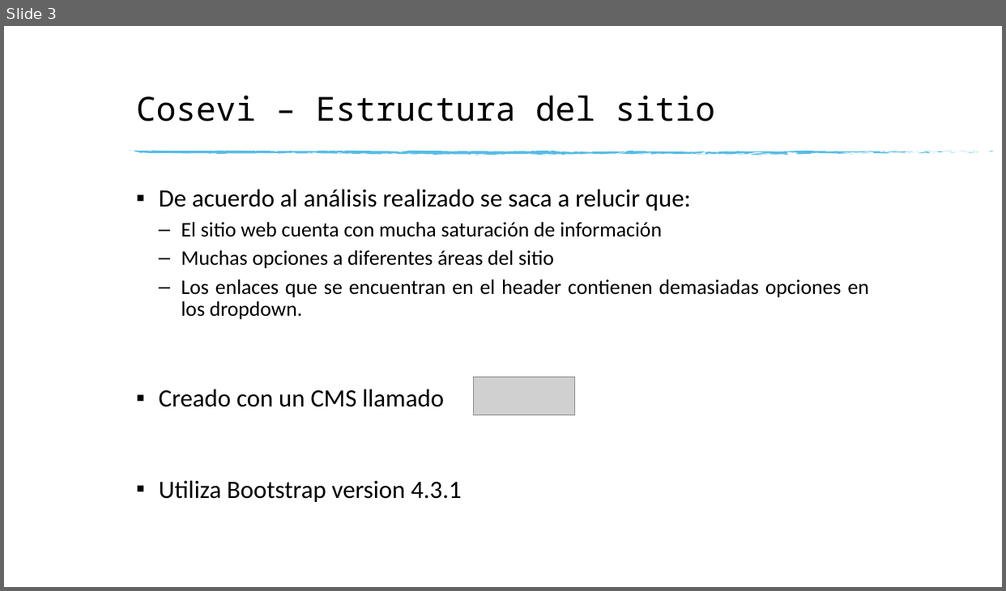
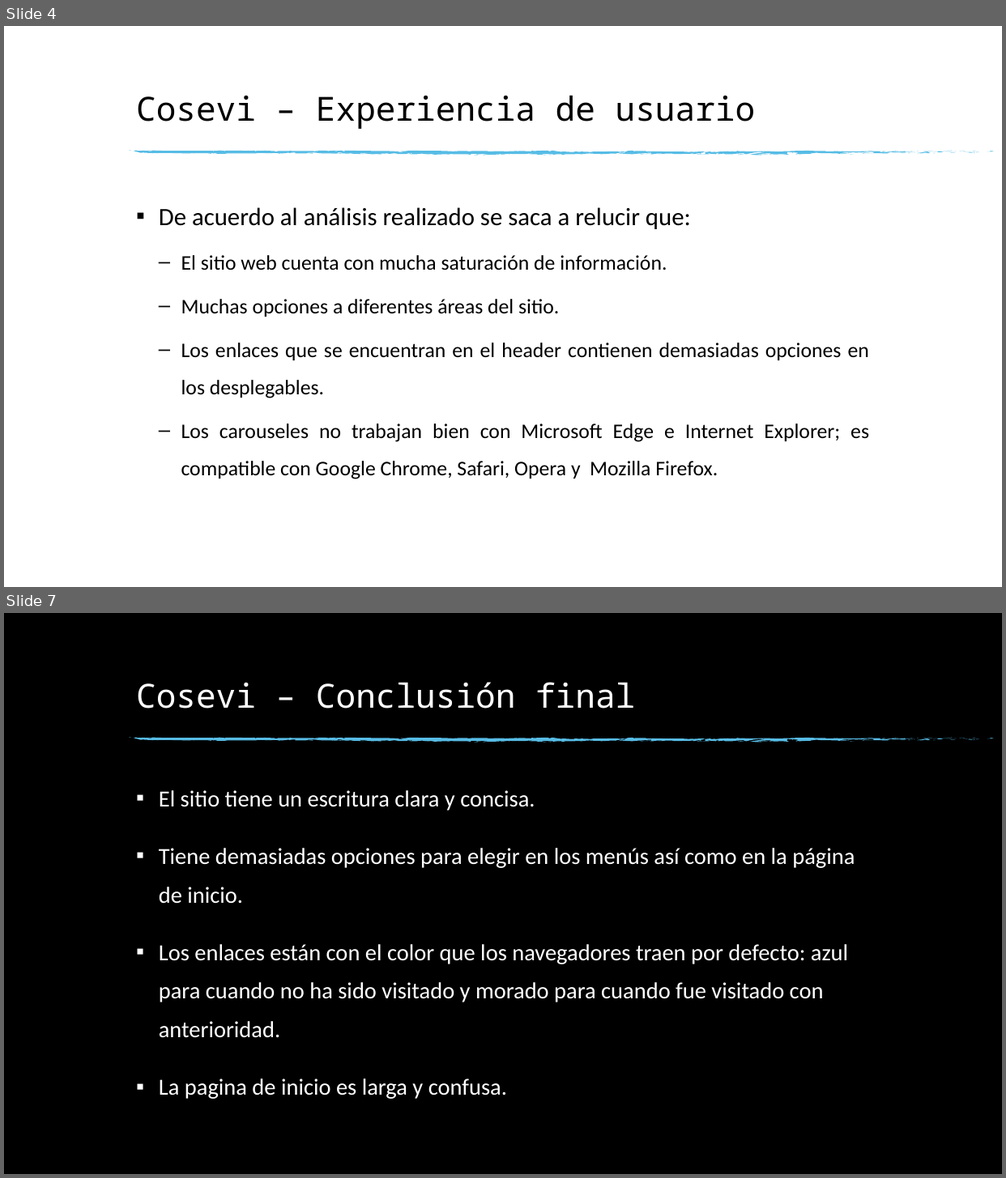
Before and after one commit to andres-elias-vargas-cenfotec/informacion-web-curso, a slide deck: Tarea#1/Tarea#1-Exposición.pptx. Shown one above the other, each under a label of ours: slide 3 before the commit, slides 4 and 7 after it; the slides between them are not shown. The pictures are 1006x591 and 1006x1178 pixels, drawn with LibreOffice and Linux fonts; fonts in the diff are those of the drawing; grey boxes stand for pictures; background and template pictures are left out. Boxes give left, top, right and bottom in pixels: in the first picture for what was removed or moved away, otherwise in the second. Text is boxed around its words. In the diff, an @@ line names an element or a change of style, - is before the commit and + after.

```diff
--- a/Tarea#1/Tarea#1-Exposición.pptx
+++ b/Tarea#1/Tarea#1-Exposición.pptx
@@ slide 7 added at [4,613,1002,1174], background picture (left out); not listed: 74 template elements that a slide beside it also shows @@
@@ title added at [136,682,635,709], 32 pt, text #FFFFFF @@
+Cosevi – Conclusión final
@@ text added at [159,790,854,1099], 22.2 pt, text #FFFFFF @@
+▪ El sitio tiene un escritura clara y concisa.
+▪ Tiene demasiadas opciones para elegir en los menús así como en la página de inicio.
+▪ Los enlaces están con el color que los navegadores traen por defecto: azul para cuando no ha sido visitado y morado para cuando fue visitado con anterioridad.
+▪ La pagina de inicio es larga y confusa.
@@ what was slide 3 is now slide 4 @@
@@ slide 4 changed as well @@
@@ title at [136,95,756,129]: text changed @@
-Cosevi – Estructura del sitio
+Cosevi – Experiencia de usuario
@@ text at [159,207,691,229]: line spacing 0.9 to 1.5 @@
@@ text at [181,255,869,480]: text changed @@
-  – El sitio web cuenta con mucha saturación de información
-  – Muchas opciones a diferentes áreas del sitio
-  – Los enlaces que se encuentran en el header contienen demasiadas opciones en los dropdown.
-▪ Creado con un CMS llamado
-▪ Utiliza Bootstrap version 4.3.1
+  – El sitio web cuenta con mucha saturación de información.
+  – Muchas opciones a diferentes áreas del sitio.
+  – Los enlaces que se encuentran en el header contienen demasiadas opciones en los desplegables.
+  – Los carouseles no trabajan bien con Microsoft Edge e Internet Explorer; es compatible con Google Chrome, Safari, Opera y Mozilla Firefox.
@@ picture removed at [473,377,574,416] @@
```
Also in this commit, not shown: 4 other slides changed, 4 other slides added, 4 slides removed, 1 other file.
